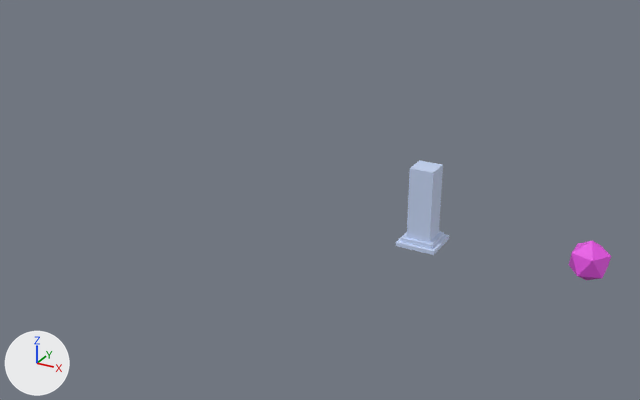
An edit to the glTF model public/models/tiles01.glb, drawn before and after from the same camera.
Before and after are seen from a 50 mm camera at (7.22, -18.35, 9.71) aimed at (-3.01, 0.26, 0.4). Every picture has the same lights, and +X, +Y and +Z are marked at lower left.

Script lines for the objects in view, before the commit:
```python
mat_graystone01 = principled_material('grayStone01')
mat_graystone01.base_color = (0.565, 0.668, 0.906)  # blue #c6d5f4
me_cube = bpy.data.meshes.new('Cube')
me_cube.from_pydata(...)  # 24 vertices, 44 faces; spans x -0.5..0.5, y -0.5..0.5, z 0.0..2.0
me_cube.materials.append(mat_graystone01)  # blue #c6d5f4
me_icosphere = bpy.data.meshes.new('Icosphere')
me_icosphere.from_pydata(...)  # an icosphere of 20 faces spanning x -0.447..0.447, y -0.425..0.425, z -0.5..0.5
me_icosphere.materials.append(mat_sphere01)  # pink #e753e4
ob_column01 = bpy.data.objects.new('column01', me_cube)
ob_column01.location = (0.0, 0.0, 0.0)
ob_sphere = bpy.data.objects.new('sphere', me_icosphere)
ob_sphere.location = (4.0, 0.0, 0.5)
```
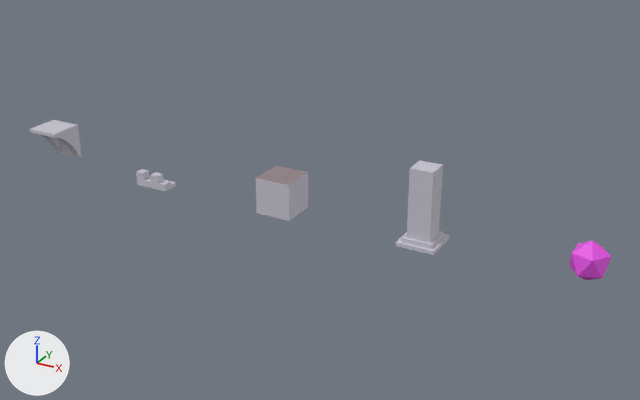
Boxes (x1, y1, x2, y2) around the edits, measured in the pictures (640 x 400 px):
'column01', recoloured (blue to grey): (395, 160, 449, 255) in both
'stoneWall01', added: after (256, 166, 308, 221)
    faces in mat_graystone01 (light grey #c9c6d3): (256, 173, 308, 221)
    faces in mat_brownstone01 (grey #928286): (256, 166, 308, 185)
'stoneWallArch01', added: after (29, 120, 82, 157)
'stoneWallFlank01', added: after (136, 169, 176, 192)

Edits to the bpy script that builds the scene:
```text
Change mat_graystone01:
    mat_graystone01.base_color: (0.565, 0.668, 0.906) -> (0.586, 0.566, 0.648)  # blue #c6d5f4 -> light grey #c9c6d3
Add mat_brownstone01:
    mat_brownstone01 = principled_material('brownStone01')
    mat_brownstone01.base_color = (0.289, 0.224, 0.238)  # grey #928286
Add me_cube_001:
    me_cube_001.from_pydata(...)  # 48 vertices, 92 faces; spans x -0.5..0.5, y -0.5..0.5, z 0.0..1.0
    me_cube_001.materials.append(mat_graystone01)  # light grey #c9c6d3
Add me_stonewallflank01:
    me_stonewallflank01.from_pydata(...)  # 48 vertices, 92 faces; spans x -0.5..0.5, y -0.5..0.0, z 0.0..0.4
    me_stonewallflank01.materials.append(mat_graystone01)  # light grey #c9c6d3
Add me_stonewall01:
    me_stonewall01.from_pydata([(-0.5, -0.5, 0.0), (-0.5, -0.5, 1.0), (-0.5, 0.5, 0.0), (-0.5, 0.5, 1.0), (0.5, -0.5, 0.0), (0.5, -0.5, 1.0), (0.5, 0.5, 0.0), (0.5, 0.5, 1.0)], [], [(0, 1, 3), (0, 3, 2), (2, 3, 7), (2, 7, 6), (6, 7, 5), (6, 5, 4), (4, 5, 1), (4, 1, 0), (2, 6, 4), (2, 4, 0), (7, 3, 1), (7, 1, 5)])
    for i in [10, 11]: me_stonewall01.polygons[i].material_index = 1
    me_stonewall01.materials.append(mat_graystone01)  # light grey #c9c6d3
    me_stonewall01.materials.append(mat_brownstone01)  # grey #928286
Add ob_stonewallarch01:
    ob_stonewallarch01 = bpy.data.objects.new('stoneWallArch01', me_cube_001)
    ob_stonewallarch01.location = (-12.0, 0.0, 0.0)
Add ob_stonewallflank01:
    ob_stonewallflank01 = bpy.data.objects.new('stoneWallFlank01', me_stonewallflank01)
    ob_stonewallflank01.location = (-8.0, 0.0, 0.0)
Add ob_stonewall01:
    ob_stonewall01 = bpy.data.objects.new('stoneWall01', me_stonewall01)
    ob_stonewall01.location = (-4.0, 0.0, 0.0)
```
